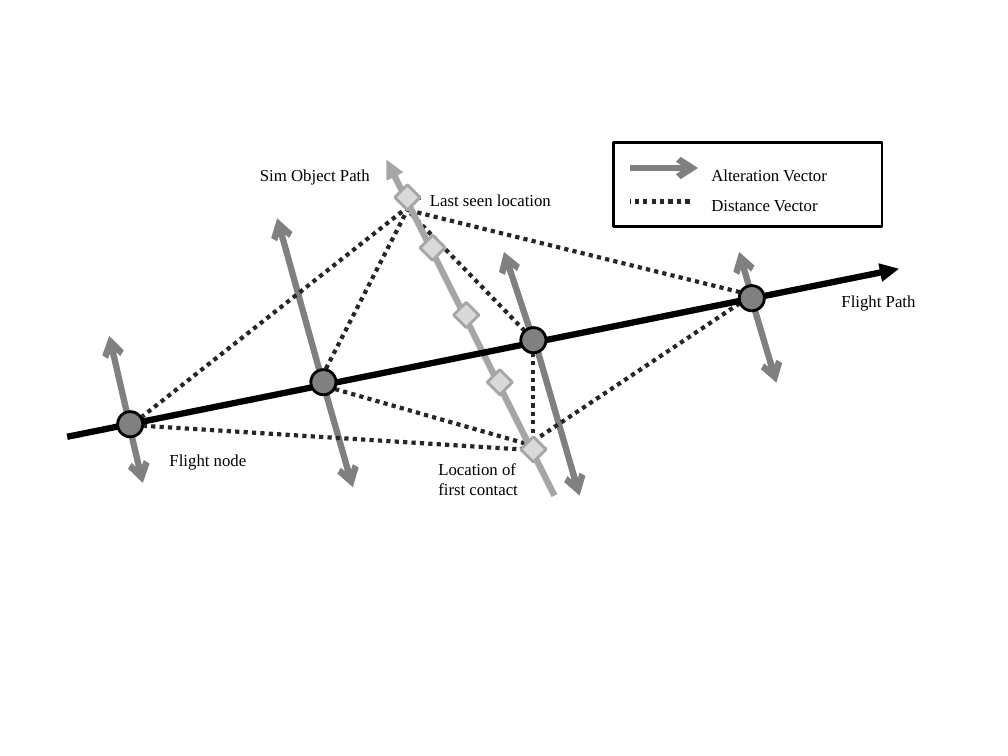
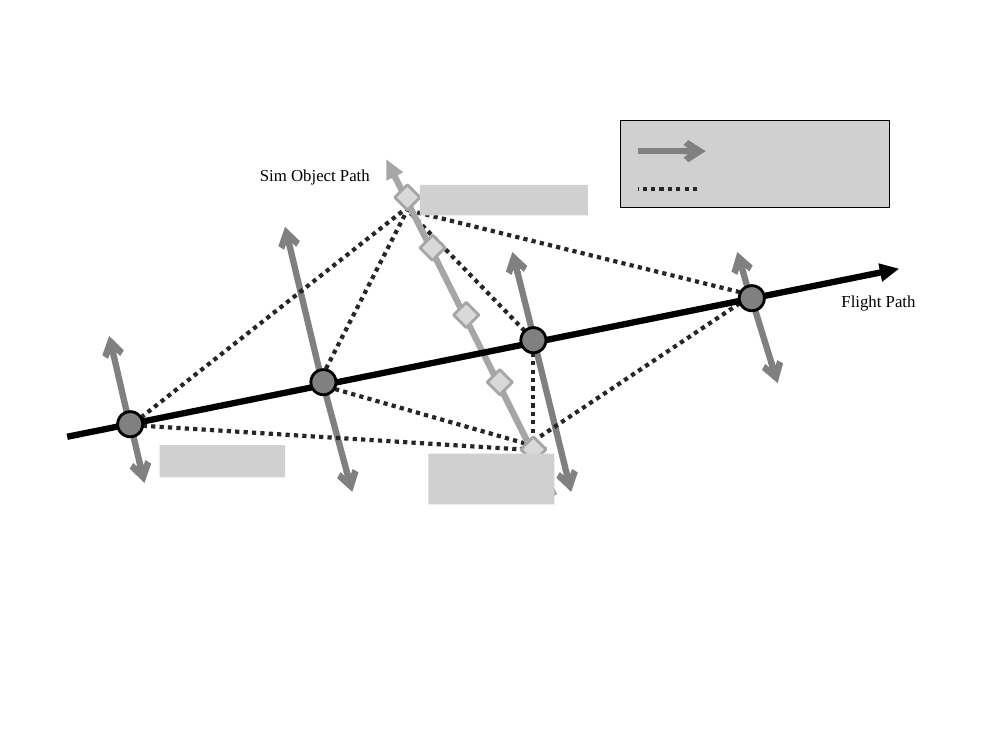
Before and after one commit to Leonardo767/aiaa2019-publication, a slide deck: slide 3 of docs/paper/figs/Diagrams.pptx. Drawn at 1008x756 pixels with LibreOffice and Linux fonts; fonts in the diff are those of the drawing; grey boxes stand for pictures. Boxes give left, top, right and bottom in pixels: in the first picture for what was removed or moved away, otherwise in the second. Text is boxed around its words. In the diff, an @@ line names an element or a change of style, - is before the commit and + after.

```diff
--- a/docs/paper/figs/Diagrams.pptx
+++ b/docs/paper/figs/Diagrams.pptx
@@ rectangle removed at [613,143,882,227] @@
-Alteration Vector
-Distance Vector
@@ picture added at [621,121,890,208] @@
@@ arrow moved from (630, 168) - (699, 168) to (638, 151) - (706, 151) @@
@@ picture added at [420,184,589,215] @@
@@ text removed at [430,194,551,206] @@
-Last seen location
@@ line moved from (689, 202) - (630, 202) to (698, 188) - (638, 188) @@
@@ arrow moved from (320, 370) - (277, 219) to (320, 370) - (285, 227) @@
@@ arrow moved from (537, 353) - (504, 252) to (537, 353) - (512, 252) @@
@@ arrow moved from (533, 336) - (580, 496) to (533, 338) - (572, 492) @@
@@ arrow moved from (320, 370) - (353, 487) to (320, 370) - (352, 492) @@
@@ picture added at [159,446,284,478] @@
@@ text removed at [169,454,247,470] @@
-Flight node
@@ picture added at [428,454,554,504] @@
@@ text removed at [438,463,517,495] @@
-Location of first contact
```
Also in this commit, not shown: 1 other file.
